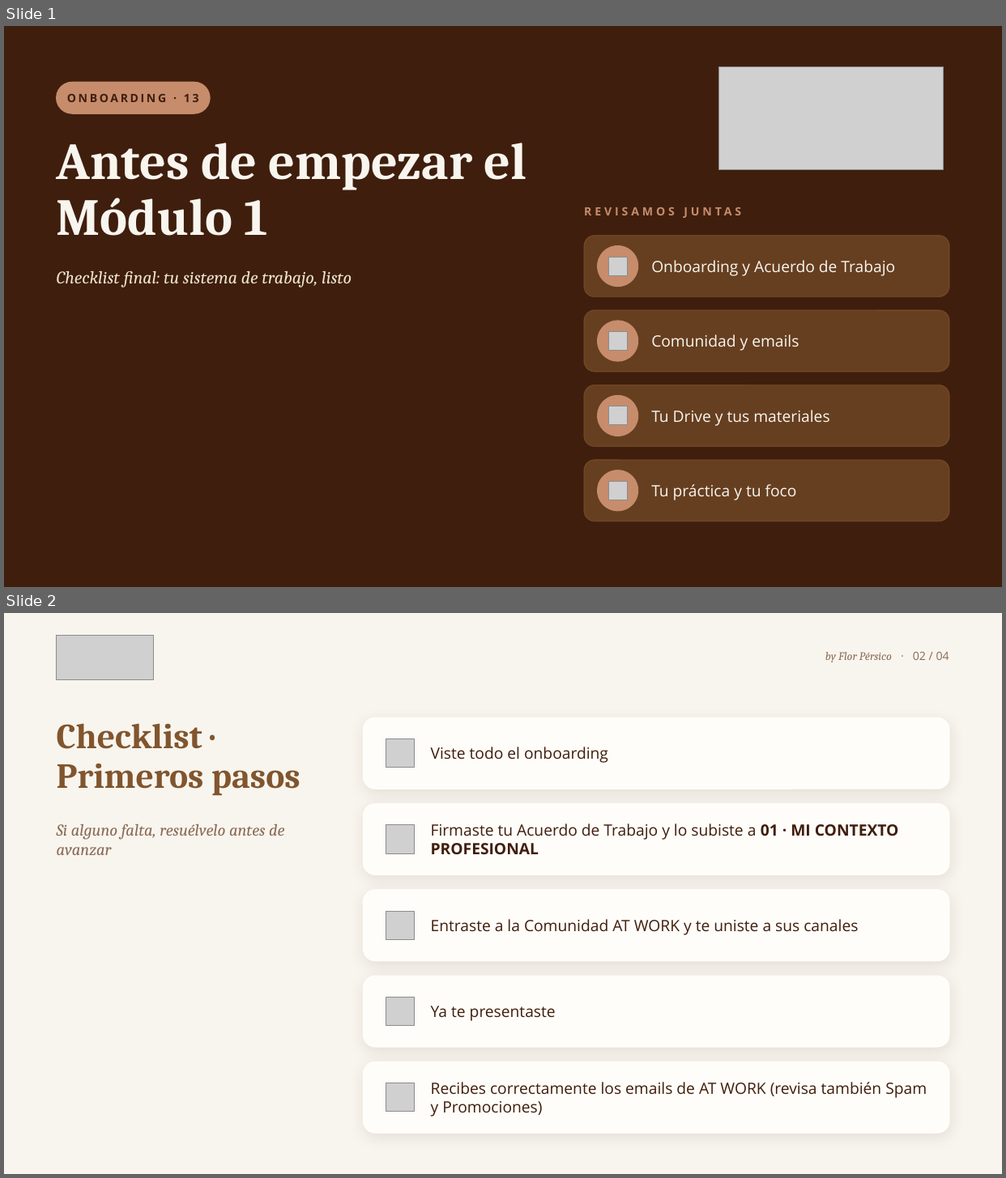
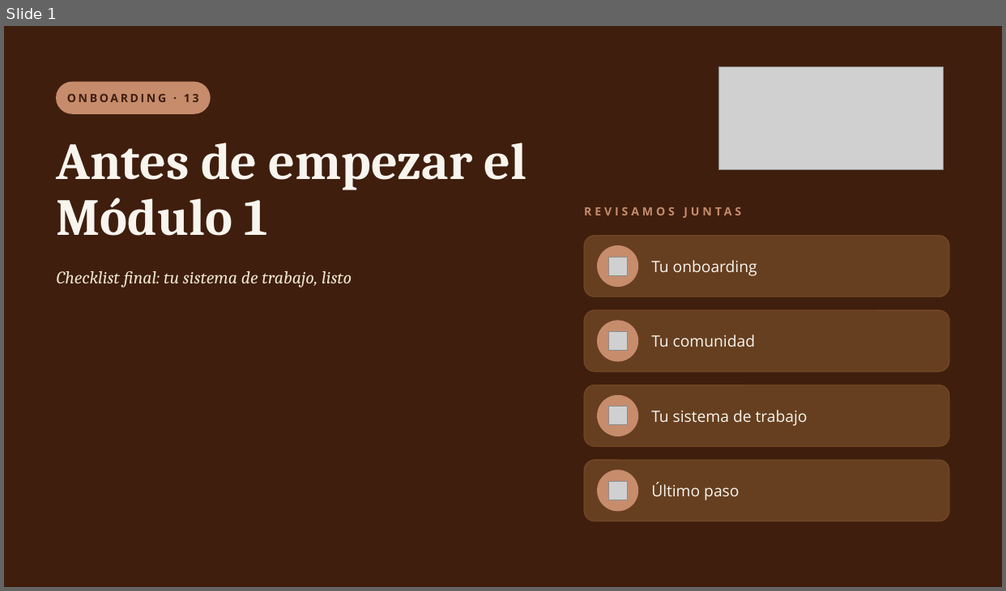
Before and after one commit to florenciapersico-ctrl/brakingbarriersatwork, a slide deck: onboarding/presentaciones/ONB13_Checklist_final.pptx. Shown one above the other, each under a label of ours: slides 1 and 2 before the commit, slide 1 after it. The pictures are 1006x1178 and 1006x591 pixels, drawn with LibreOffice and Linux fonts; fonts in the diff are those of the drawing; grey boxes stand for pictures. Boxes give left, top, right and bottom in pixels: in the first picture for what was removed or moved away, otherwise in the second. Text is boxed around its words. In the diff, an @@ line names an element or a change of style, - is before the commit and + after.

```diff
--- a/onboarding/presentaciones/ONB13_Checklist_final.pptx
+++ b/onboarding/presentaciones/ONB13_Checklist_final.pptx
@@ slide 2 removed at (x1=4, y1=613, x2=1002, y2=1174), background #F8F5EE @@
@@ picture removed at (x1=57, y1=636, x2=154, y2=679) @@
@@ text removed at (x1=825, y1=652, x2=949, y2=662) @@
-by Flor Pérsico · 02 / 04
@@ text removed at (x1=57, y1=723, x2=300, y2=795) @@
-Checklist · Primeros pasos
@@ rounded rectangle removed at (x1=364, y1=717, x2=949, y2=789) @@
@@ picture removed at (x1=386, y1=739, x2=414, y2=768) @@
@@ text removed at (x1=431, y1=747, x2=608, y2=763) @@
-Viste todo el onboarding
@@ rounded rectangle removed at (x1=364, y1=804, x2=949, y2=875) @@
@@ text removed at (x1=57, y1=824, x2=284, y2=855) @@
-Si alguno falta, resuélvelo antes de avanzar
@@ picture removed at (x1=386, y1=825, x2=414, y2=854) @@
@@ text removed at (x1=431, y1=824, x2=899, y2=854) @@
-Firmaste tu Acuerdo de Trabajo y lo subiste a 01 · MI CONTEXTO PROFESIONAL
@@ rounded rectangle removed at (x1=364, y1=890, x2=949, y2=961) @@
@@ picture removed at (x1=386, y1=911, x2=414, y2=939) @@
@@ text removed at (x1=431, y1=919, x2=858, y2=935) @@
-Entraste a la Comunidad AT WORK y te uniste a sus canales
@@ rounded rectangle removed at (x1=364, y1=976, x2=949, y2=1047) @@
@@ picture removed at (x1=386, y1=997, x2=414, y2=1025) @@
@@ text removed at (x1=431, y1=1006, x2=556, y2=1021) @@
-Ya te presentaste
@@ rounded rectangle removed at (x1=364, y1=1063, x2=949, y2=1133) @@
@@ picture removed at (x1=386, y1=1084, x2=414, y2=1112) @@
@@ text removed at (x1=431, y1=1082, x2=927, y2=1117) @@
-Recibes correctamente los emails de AT WORK (revisa también Spam y Promociones)
@@ slide 1 changed as well @@
@@ text at (x1=651, y1=260, x2=757, y2=276): text changed @@
-Onboarding y Acuerdo de Trabajo
+Tu onboarding
@@ text at (x1=651, y1=335, x2=755, y2=347): text changed @@
-Comunidad y emails
+Tu comunidad
@@ text at (x1=651, y1=410, x2=808, y2=426): text changed @@
-Tu Drive y tus materiales
+Tu sistema de trabajo
@@ text at (x1=651, y1=482, x2=739, y2=501): text changed @@
-Tu práctica y tu foco
+Último paso
```
Also in this commit, not shown: 2 other slides changed, 2 slides added, 2 other files.
